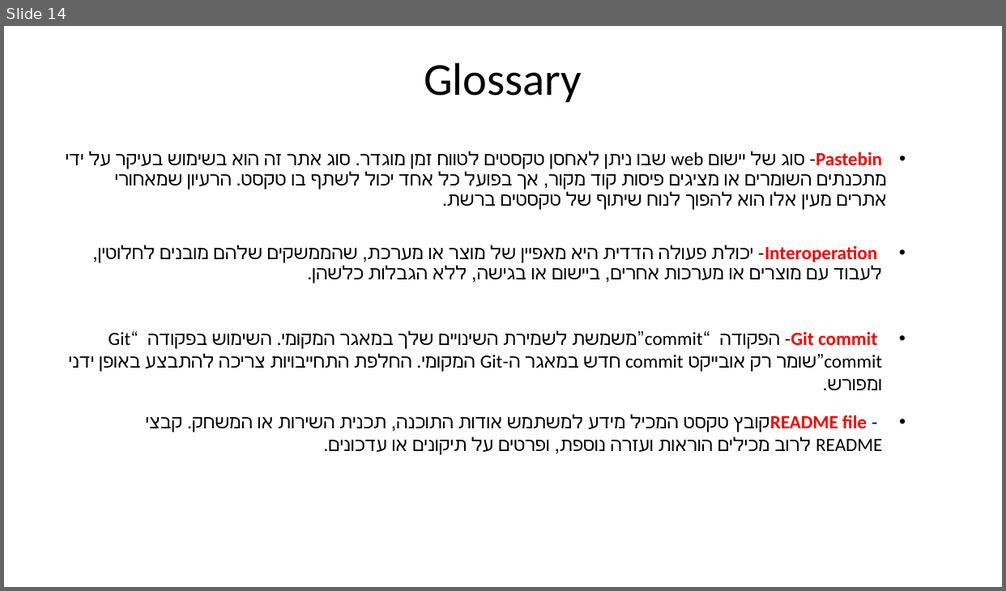
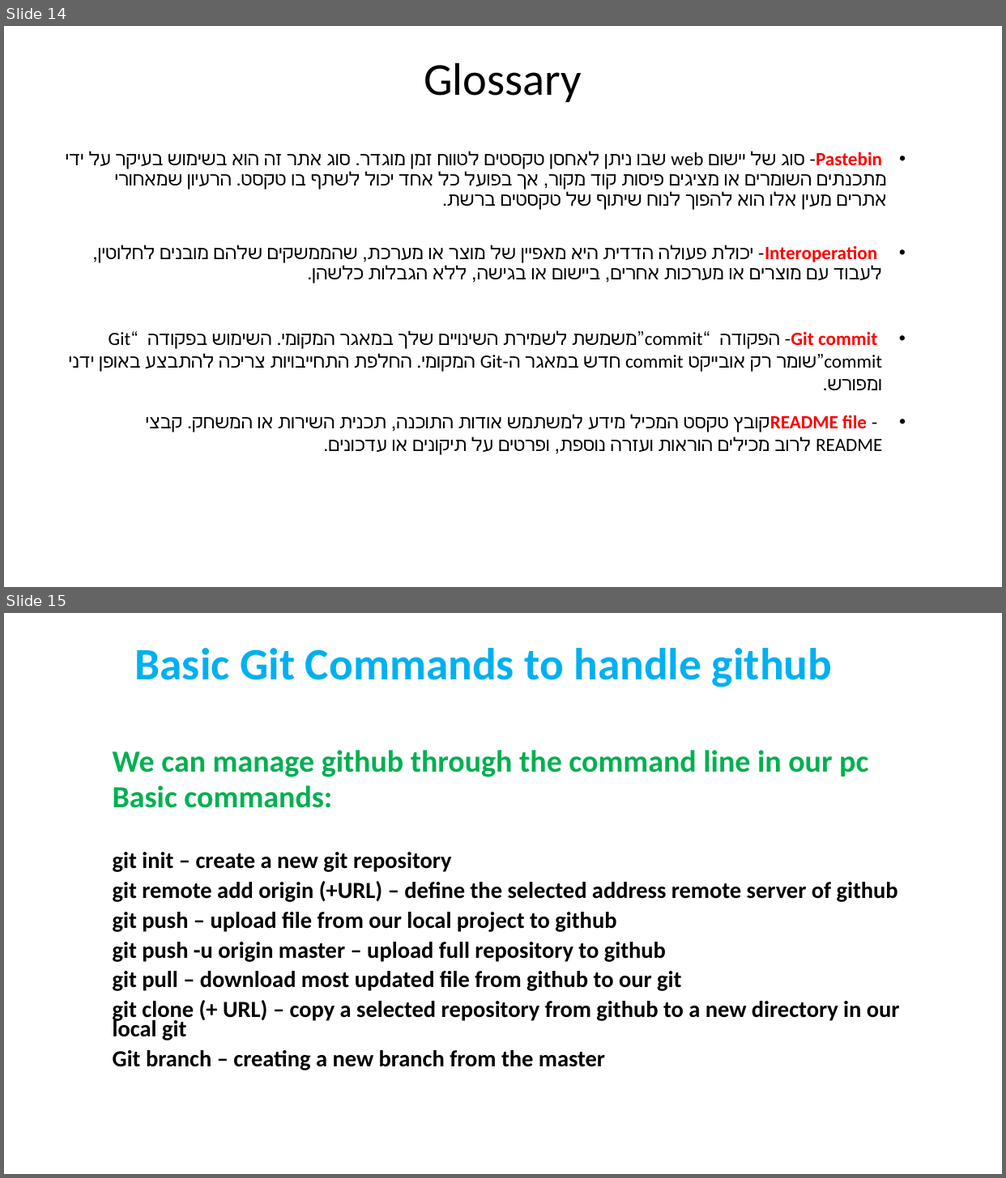
Before and after one commit to Nishlor/Intro-To-Github-10142, a slide deck: github.pptx. Shown one above the other, each under a label of ours: slide 14 before the commit, slides 14 and 15 after it. The pictures are 1006x591 and 1006x1178 pixels, drawn with LibreOffice and Linux fonts; fonts in the diff are those of the drawing. Boxes give left, top, right and bottom in pixels: in the first picture for what was removed or moved away, otherwise in the second. Text is boxed around its words. In the diff, an @@ line names an element or a change of style, - is before the commit and + after.

Commit message:
new slide

```diff
--- a/github.pptx
+++ b/github.pptx
@@ slide 15 added at (4,613,1002,1174), background #FFFFFF @@
@@ title added at (135,648,832,688), 43.2 pt, text #00B0F0, bold @@
+Basic Git Commands to handle github
@@ subtitle added at (113,750,900,1071), 22.2 pt, text #000000, bold @@
+We can manage github through the command line in our pc
+Basic commands:
+git init – create a new git repository
+git remote add origin (+URL) – define the selected address remote server of github
+git push – upload file from our local project to github
+git push -u origin master – upload full repository to github
+git pull – download most updated file from github to our git
+git clone (+ URL) – copy a selected repository from github to a new directory in our local git
+Git branch – creating a new branch from the master
```
Also in this commit, not shown: 3 other slides added.
